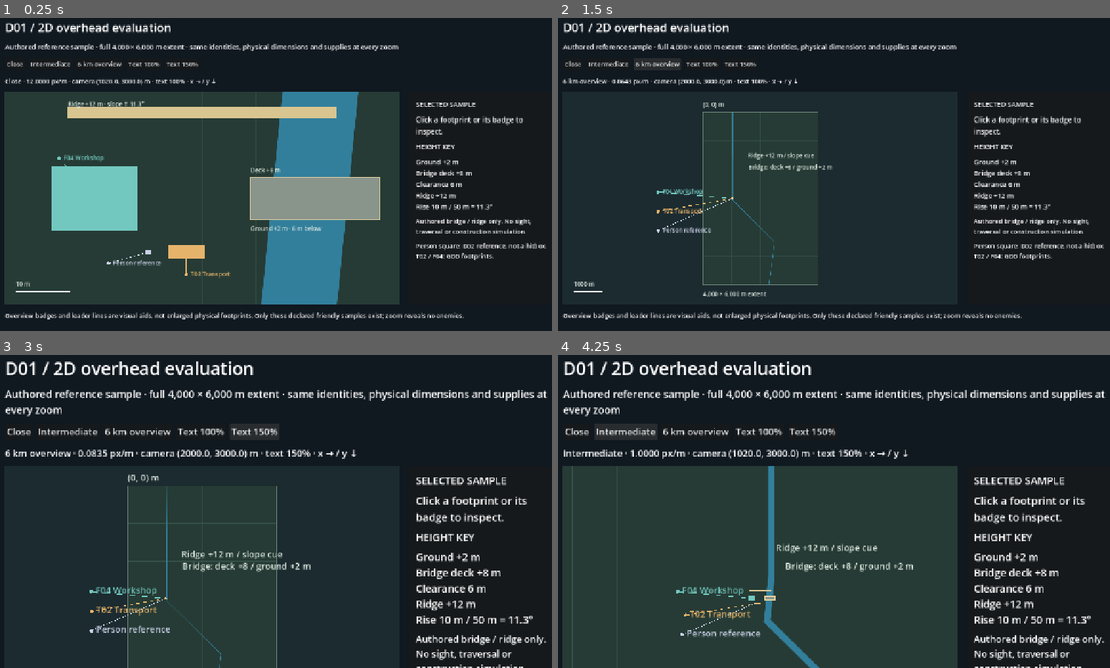
Above: before the commit, frames 1-4 (two rows, left to right).
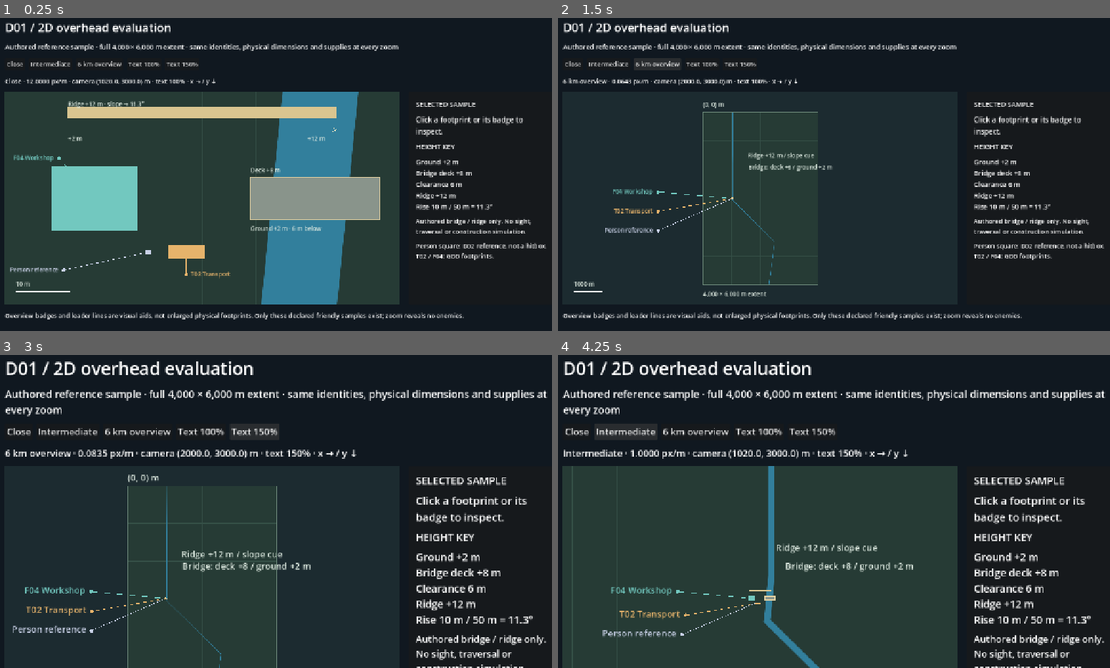
Above: after the commit, the same moments.

Repository: TheInfinityIQ/Trencho_V4
Game: Godot game, scene res://game/overhead_evaluation/overhead_evaluation.tscn
Same seed, same stepped clock (60 frames per second), same inputs: the game is played once before the commit and once after it. This scene is started directly instead of the project's main scene.
Inputs:
- Up to frame 1 (0.25 s): no input
- Up to frame 2 (1.5 s): click "Intermediate" at 0.5 s; click "6 km overview" at 1.25 s
- Up to frame 3 (3 s): click "Text 100%" at 2 s; click "Text 150%" at 2.75 s
- Up to frame 4 (4.25 s): click "Intermediate" at 3.5 s

The runs differ from the first frame. In frame 1, 0.4% of the frame differs, in the area x 1-61%, y 26-82%; in frame 2, 0.6%; in frame 3, 0.8%; in frame 4, 0.8%, in the area x 8-37%, y 74-91%.

Commit message:
Separate rendered callouts and clarify the authored slope direction

Diff:
--- a/game/overhead_evaluation/sample_map.gd
+++ b/game/overhead_evaluation/sample_map.gd
@@ -39,7 +39,14 @@
 	var ridge_b: Vector2 = model.screen_for(Vector2(1045, 2984))
 	draw_line(ridge_a, ridge_b, Color("d9c590"), maxf(1, 2 * ppm))
 	if model.view_name == "Close":
-		_caption(ridge_a + Vector2(0, -14), "Ridge +12 m · slope ↑ 11.3°")
+		_caption(ridge_a + Vector2(0, -14), "Ridge +12 m · slope → 11.3°")
+		var rise_start := ridge_a + Vector2(0, 38)
+		var rise_end := ridge_b + Vector2(0, 38)
+		draw_line(rise_start, rise_end, Color("eee6c2"), 1)
+		draw_line(rise_end, rise_end + Vector2(-10, -5), Color("eee6c2"), 1)
+		draw_line(rise_end, rise_end + Vector2(-10, 5), Color("eee6c2"), 1)
+		_caption(rise_start + Vector2(0, 25), "+2 m")
+		_caption(rise_end + Vector2(-65, 25), "+12 m")
 		_caption(bridge.position + Vector2(0, -10), "Deck +8 m")
 		_caption(bridge.position + Vector2(0, bridge.size.y + 24), "Ground +2 m · 6 m below")
 	else:
@@ -58,12 +65,16 @@
 		if item.id == model.selected_id: draw_rect(footprint.grow(4), Color("ffe596"), false, 2)
 		var badge: Vector2 = position
 		if model.view_name != "Close": badge += Vector2(-165, -15 + 43 * index)
-		else: badge += [Vector2(-80, -90), Vector2(0, 50), Vector2(-90, 25)][index]
-		var badge_rect := Rect2(badge - Vector2(7, 14), Vector2(185, 28) * model.text_scale)
-		_badges[item.id] = badge_rect
+		else: badge += [Vector2(-80, -90), Vector2(0, 50), Vector2(-190, 40)][index]
+		var font_size := roundi(13 * model.text_scale)
+		var width: float = ThemeDB.fallback_font.get_string_size(item.name, HORIZONTAL_ALIGNMENT_LEFT, -1, font_size).x
+		var label_at := badge + Vector2(10, 4)
+		if model.view_name != "Close" or index != 1:
+			label_at = badge + Vector2(-width - 12, 4)
+		_badges[item.id] = Rect2(Vector2(minf(label_at.x, badge.x - 6), badge.y - font_size), Vector2(width + 28, font_size + 12))
 		draw_line(position, badge, PALETTE[index], 1)
 		draw_circle(badge, 4, PALETTE[index])
-		_caption(badge + Vector2(10, 4), item.name, PALETTE[index])
+		_caption(label_at, item.name, PALETTE[index])
 	# Fixed screen scale bar describes metres rather than changing physical data.
 	var metres: float = 10 if model.view_name == "Close" else (100 if model.view_name == "Intermediate" else 1000)
 	var bar := Vector2(24, size.y - 30)
--- a/game/overhead_evaluation/tests/overhead_input_test.gd
+++ b/game/overhead_evaluation/tests/overhead_input_test.gd
@@ -33,6 +33,7 @@
 			await runner.simulate_frames(3)
 			assert_dict(demo.physical_snapshot()).is_equal(physical)
 			assert_str(demo.selected_id).is_equal("sample-t02-01")
+			_visible_bounds(demo)
 			assert_str((demo.get("_inspection") as Label).text).contains("sample-t02-01")
 			if view == "6 km overview":
 				var full_map := Rect2(demo.screen_for(Vector2.ZERO), physical.extent * demo.camera().pixels_per_metre)
@@ -70,3 +71,8 @@
 			await runner.await_input_processed()
 			return
 	fail("Missing actual evaluation button: " + title)
+
+func _visible_bounds(node: Node) -> void:
+	if node is Control and node.is_visible_in_tree():
+		assert_bool(node.get_viewport_rect().grow(1).encloses(node.get_global_rect())).override_failure_message("Visible evaluation control fits render: " + str(node.get_path())).is_true()
+	for child in node.get_children(): _visible_bounds(child)
Not shown, changed: docs/d01_overhead_evaluation.md
